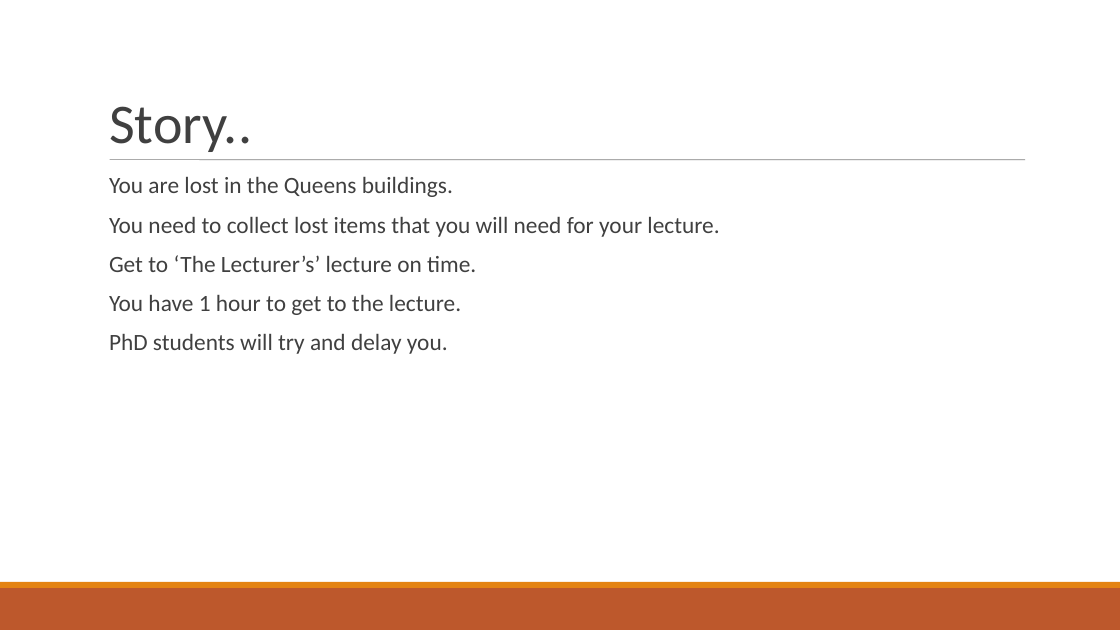
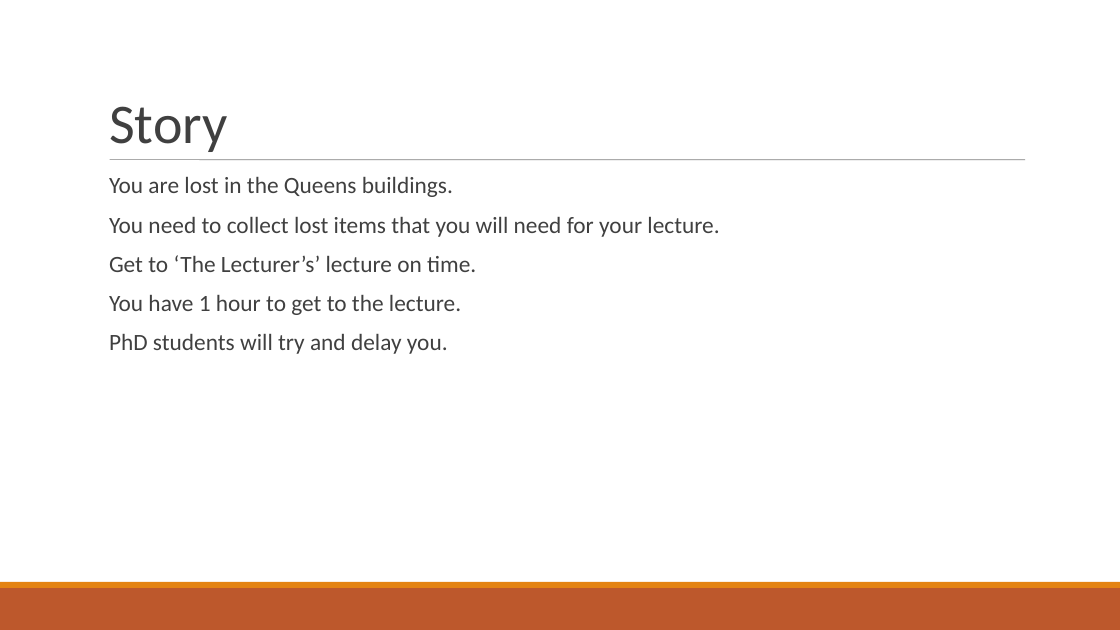
Before and after one commit to IanC95/Lab5, a slide deck: slide 2 of powerpoint.ppt. Drawn at 1120x630 pixels with LibreOffice and Linux fonts; fonts in the diff are those of the drawing. Boxes give left, top, right and bottom in pixels: in the first picture for what was removed or moved away, otherwise in the second. Text is boxed around its words. In the diff, an @@ line names an element or a change of style, - is before the commit and + after.

```diff
--- a/powerpoint.ppt
+++ b/powerpoint.ppt
@@ title at box(109, 106, 227, 152): text changed @@
-Story..
+Story
```
Also in this commit, not shown: 4 other slides changed, 1 slide added, 1 slide removed.
